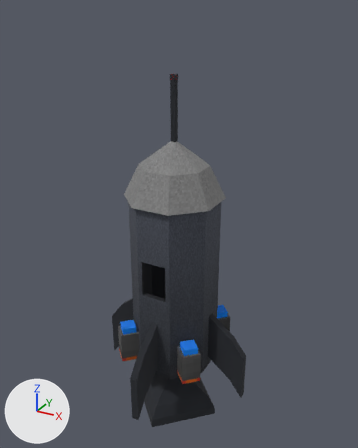
The OBJ model src/main/resources/assets/sol/models/tier4rocket.obj as it was, and as the next commit left it.
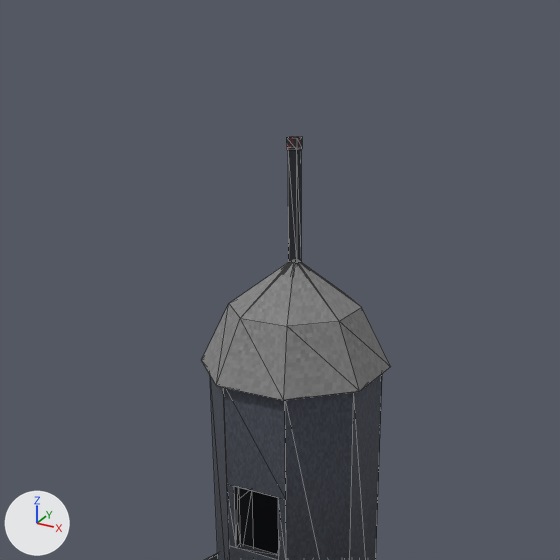
Each version is shown whole from a camera (50 mm lens) standing at (4.87, -8.65, 7.69) and looking at (0.02, 0.17, 3.28), then close up on the part from 4% to 89% of the width and 0% to 67% of the height. The lights are fixed; the arrows at lower left show +X, +Y and +Z. The close-ups show mesh edges as thin lines. Where no turn or scale is listed for an object, it has been applied to the vertices. Vertices at the same position are counted once.

Script lines for the objects in view, before the commit:
```python
me_cube = bpy.data.meshes.new('Cube')
me_cube.from_pydata(...)  # a box spanning x -0.0597..0.0597, y -0.0597..0.0597, z 6.3736..6.4931
me_cube.materials.append(mat_tier4rocket)  # picture img_tier4rocket
me_nosecone = bpy.data.meshes.new('NoseCone')
me_nosecone.from_pydata(...)  # 24 vertices, 32 faces; spans x -1.01..1.01, y -1.01..1.01, z 3.99..5.2
me_nosecone.materials.append(mat_tier4rocket_tier4rocket_png)  # picture img_tier4rocket
# before: 5 (0.28, 0.69, 4.68) at pixel (345, 293), 12 (-0.02, 0.01, 5.2), 13 (-0.29, 0.69, 4.68), 14 (-0.01, 0.02, 5.2), 15 (0.69, 0.29, 4.68) at pixel (361, 307)
# before: 16 (0.02, 0.01, 5.2), 18 (0.01, -0.02, 5.2), 21 (0.01, 0.02, 5.2), 23 (-0.01, -0.02, 5.2)
me_rocket = bpy.data.meshes.new('Rocket')
me_rocket.from_pydata(...)  # 282 vertices, 479 faces; spans x -1.8..1.8, y -1.8..1.8, z -1.53..6.39
me_rocket.materials.append(mat_tier4rocket_tier4rocket_png)  # picture img_tier4rocket
ob_cube = bpy.data.objects.new('Cube', me_cube)
ob_cube.location = (0.0, 0.0, 0.0)
ob_nosecone = bpy.data.objects.new('NoseCone', me_nosecone)
ob_nosecone.location = (0.0, 0.0, 0.0)
ob_rocket = bpy.data.objects.new('Rocket', me_rocket)
ob_rocket.location = (0.0, 0.0, 0.0)
```
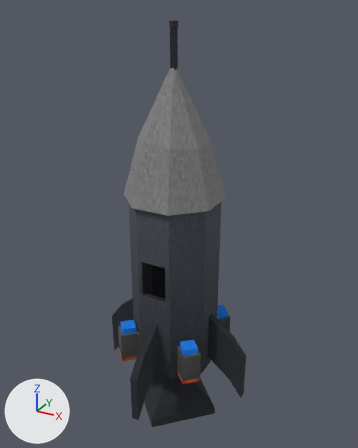
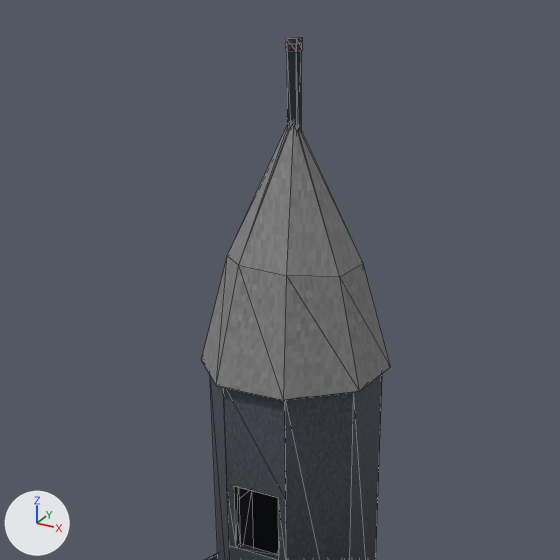
What differs and where, as boxes [x1, y1, x2, y2] in the close-ups (560 x 560 px; the box of a moved part takes in the faces that stretch with it):
```json
{"object": "NoseCone", "change": "reshaped", "before": [202, 262, 391, 400], "after": [202, 125, 391, 400], "on screen": "99% taller"}
{"object": "Rocket", "change": "reshaped", "before": [205, 149, 382, 560], "after": [205, 51, 382, 560]}
{"object": "Cube.001", "change": "added", "after": [286, 38, 302, 51]}
{"object": "Cube", "change": "deleted", "before": [286, 136, 302, 150]}
{"part": 2, "of": "me_rocket", "change": "moved or reshaped", "before": [288, 149, 301, 264], "after": [287, 51, 301, 130]}
```

Scene script edits in JSON lines:
```json
{"block": "me_nosecone", "where": "me_nosecone.from_pydata(...)  # 24 vertices, 32 faces; spans x -1.01..1.01, y -1.01..1.01, z 3.99..5.2"}
{"block": "me_nosecone", "where": "# used by ob_nosecone; location = (0.0, 0.0, 0.0)"}
{"block": "me_nosecone", "change": "me_nosecone part 1"}
{"op": "add", "block": "me_nosecone", "code": "for i in [5, 13, 15]: me_nosecone.vertices[i].co += Vector((0.0, 0.0, 0.5))"}
{"op": "add", "block": "me_nosecone", "code": "for i in [12, 14, 23]: me_nosecone.vertices[i].co += Vector((0.0, 0.0, 1.46))"}
{"op": "add", "block": "me_nosecone", "code": "for i in [16, 18, 21]: me_nosecone.vertices[i].co += Vector((0.0, 0.0, 1.47))"}
{"op": "set", "path": "me_nosecone.vertices[2].co", "old": "(-0.69, -0.29, 4.68)", "new": "(-0.69, -0.29, 5.22)", "note": "pixel (228, 303) -> pixel (227, 255)"}
{"op": "set", "path": "me_nosecone.vertices[8].co", "old": "(0.69, -0.28, 4.68)", "new": "(0.69, -0.28, 5.17)", "note": "pixel (339, 321) -> pixel (339, 276)"}
{"op": "set", "path": "me_nosecone.vertices[10].co", "old": "(-0.28, -0.69, 4.68)", "new": "(-0.28, -0.69, 5.26)", "note": "pixel (240, 318) -> pixel (238, 265)"}
{"op": "set", "path": "me_nosecone.vertices[11].co", "old": "(-0.69, 0.28, 4.68)", "new": "(-0.69, 0.28, 5.21)"}
{"op": "set", "path": "me_nosecone.vertices[17].co", "old": "(0.29, -0.69, 4.68)", "new": "(0.29, -0.69, 5.22)", "note": "pixel (287, 326) -> pixel (286, 275)"}
{"op": "set", "path": "me_nosecone.vertices[20].co", "old": "(0.02, -0.01, 5.2)", "new": "(0.02, -0.01, 6.65)"}
{"op": "set", "path": "me_nosecone.vertices[22].co", "old": "(-0.02, -0.01, 5.2)", "new": "(-0.02, -0.01, 6.71)"}
{"block": "me_rocket", "where": "me_rocket.from_pydata(...)  # 282 vertices, 479 faces; spans x -1.8..1.8, y -1.8..1.8, z -1.53..6.39"}
{"block": "me_rocket", "where": "# used by ob_rocket; location = (0.0, 0.0, 0.0)"}
{"block": "me_rocket", "change": "me_rocket part 2"}
{"op": "set", "path": "me_rocket.vertices[112].co", "old": "(0.05, -0.05, 6.39)", "new": "(0.05, -0.05, 7.39)", "note": "pixel (296, 148) -> pixel (295, 44)"}
{"op": "set", "path": "me_rocket.vertices[113].co", "old": "(0.05, 0.05, 6.39)", "new": "(0.05, 0.05, 7.4)", "note": "pixel (301, 147) -> pixel (301, 43)"}
{"op": "set", "path": "me_rocket.vertices[114].co", "old": "(-0.05, -0.05, 6.39)", "new": "(-0.05, -0.05, 7.39)", "note": "pixel (287, 147) -> pixel (286, 44)"}
{"op": "set", "path": "me_rocket.vertices[117].co", "old": "(-0.05, 0.05, 6.39)", "new": "(-0.05, 0.05, 7.4)"}
{"op": "add", "block": "me_cube_001", "code": ["me_cube_001 = bpy.data.meshes.new('Cube.001')", "me_cube_001.from_pydata(...)  # a box spanning x -0.0597..0.0597, y -0.0597..0.0597, z 7.325..7.4444", "me_cube_001.materials.append(mat_tier4rocket)  # picture img_tier4rocket"]}
{"op": "remove", "block": "ob_cube", "code": ["ob_cube = bpy.data.objects.new('Cube', me_cube)", "ob_cube.location = (0.0, 0.0, 0.0)"]}
{"op": "add", "block": "ob_cube_001", "code": ["ob_cube_001 = bpy.data.objects.new('Cube.001', me_cube_001)", "ob_cube_001.location = (0.0, 0.0, 0.0)"]}
```
